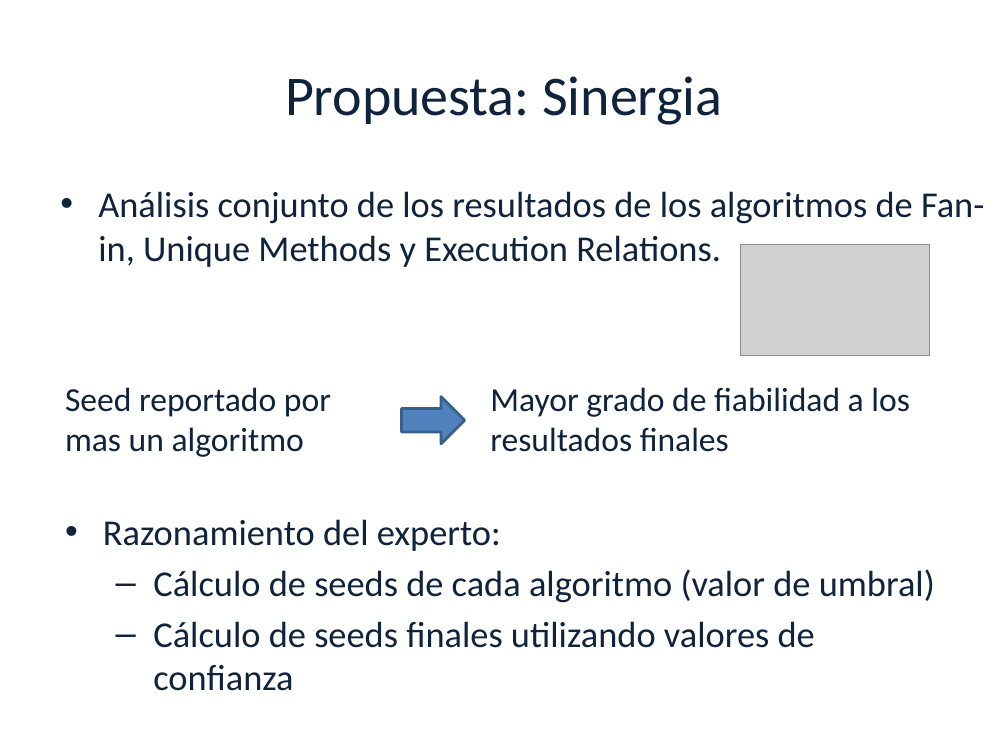
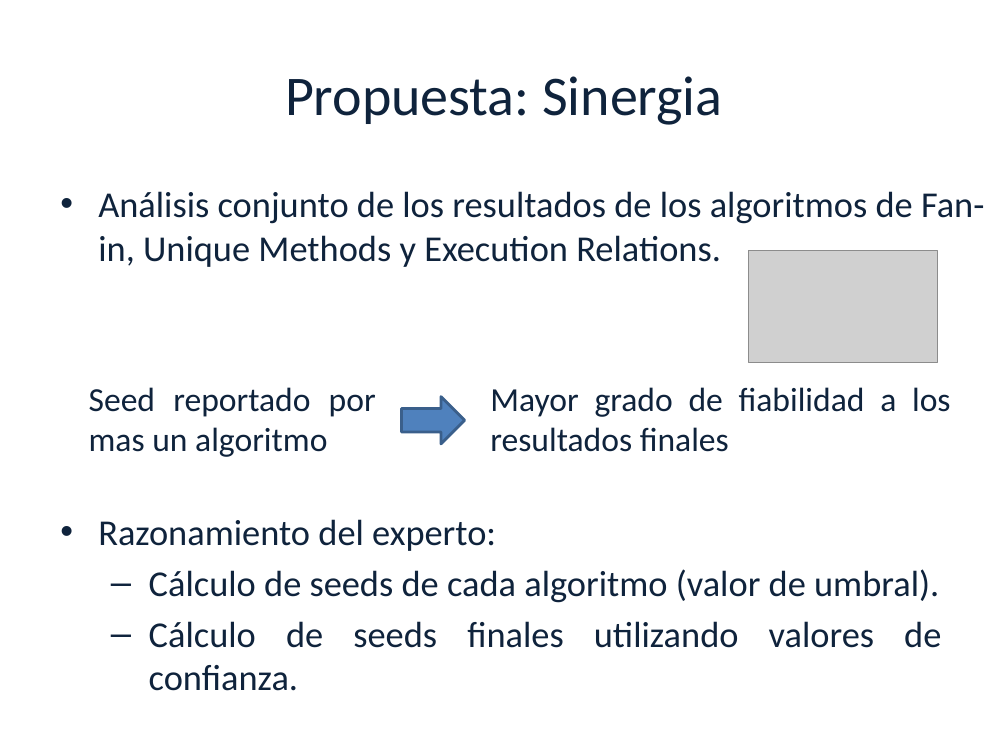
Before and after one commit to luciamasolaP/proyectofinal-informe, a slide deck: slide 22 of presentacion/Aspect Mining2-primera parte.pptx. Drawn at 1008x756 pixels with LibreOffice and Linux fonts; fonts in the diff are those of the drawing; grey boxes stand for pictures; background and template pictures are left out. Boxes give left, top, right and bottom in pixels: in the first picture for what was removed or moved away, otherwise in the second. Text is boxed around its words. In the diff, an @@ line names an element or a change of style, - is before the commit and + after.

```diff
--- a/presentacion/Aspect Mining2-primera parte.pptx
+++ b/presentacion/Aspect Mining2-primera parte.pptx
@@ picture moved from (x1=740, y1=244, x2=929, y2=355) to (x1=748, y1=251, x2=937, y2=362) @@
@@ text "Seed reportado por mas un ..." at (x1=89, y1=387, x2=376, y2=457): alignment left to justified @@
@@ text "Seed reportado por mas un ..." moved from (x1=65, y1=387, x2=331, y2=457) to (x1=89, y1=387, x2=376, y2=457) @@
@@ text "Mayor grado de fiabilidad a ..." at (x1=490, y1=387, x2=951, y2=452): alignment left to justified @@
@@ text at (x1=98, y1=519, x2=496, y2=551): alignment left to justified @@
@@ text at (x1=149, y1=569, x2=941, y2=691): text changed @@
-  – Cálculo de seeds de cada algoritmo (valor de umbral)
-  – Cálculo de seeds finales utilizando valores de confianza
+  – Cálculo de seeds de cada algoritmo (valor de umbral).
+  – Cálculo de seeds finales utilizando valores de confianza.
```
Also in this commit, not shown: 16 other slides changed.
